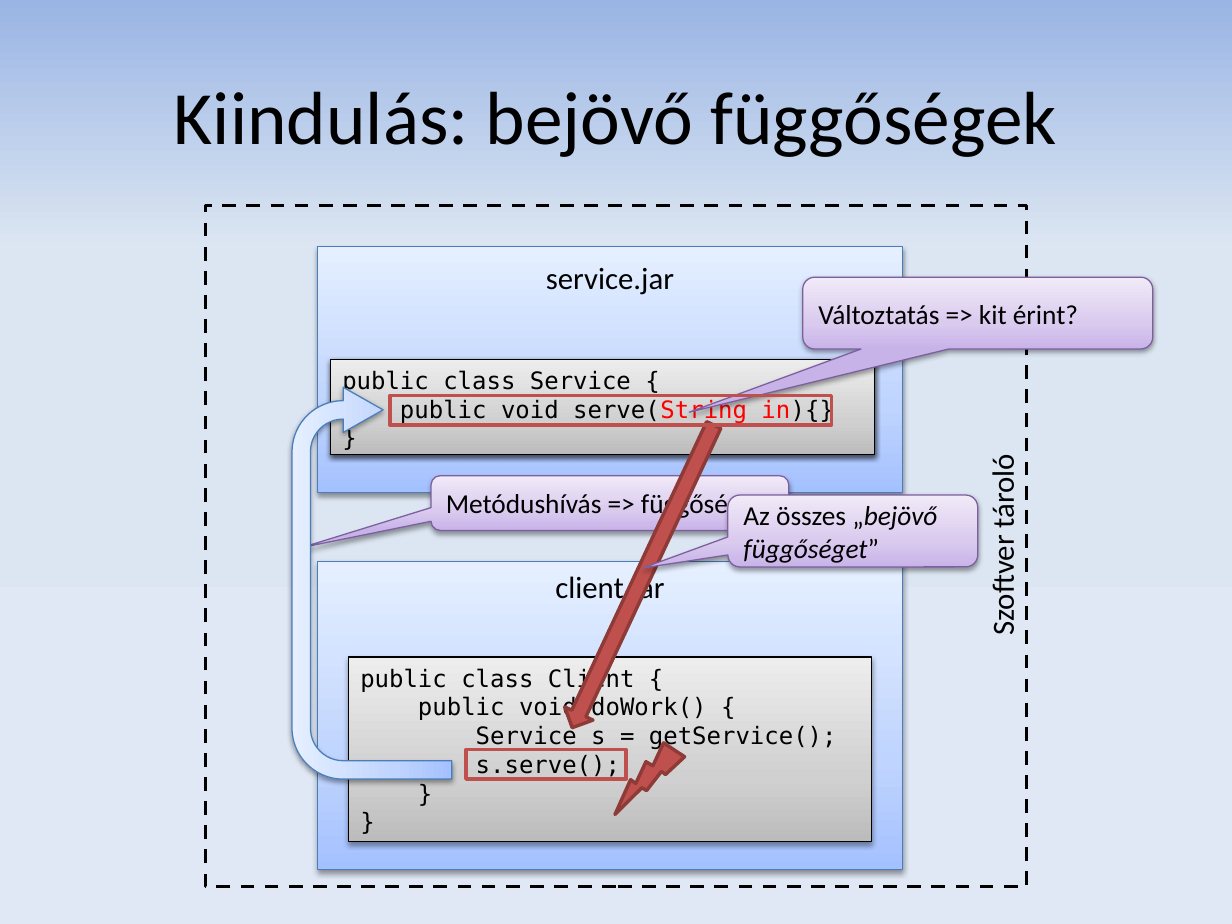
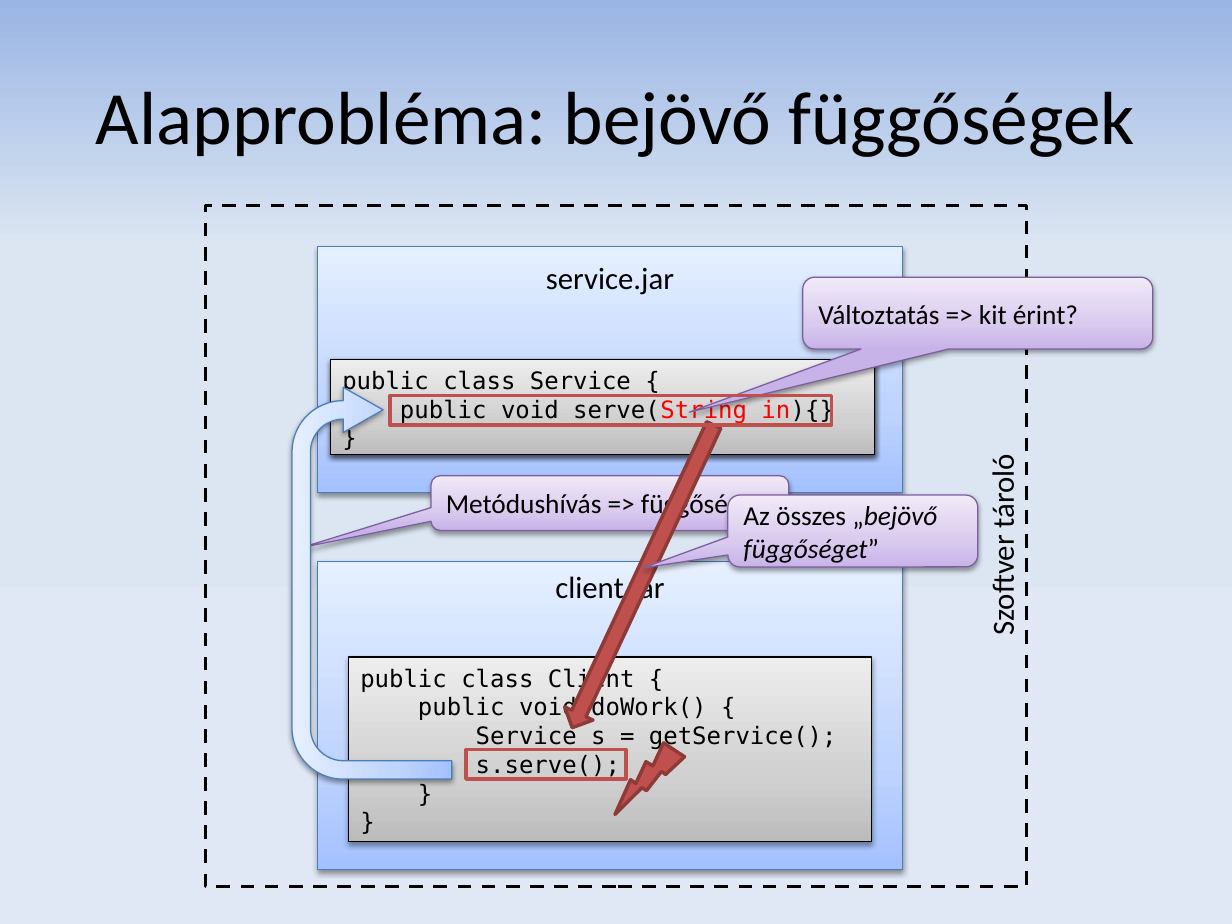
Before and after one commit to donat/incquery-deps, a slide deck: slide 3 of incquery-deps-documentation/presentation/tdk_pres_hu_v2.pptx. Drawn at 1232x924 pixels with LibreOffice and Linux fonts; fonts in the diff are those of the drawing. Boxes give left, top, right and bottom in pixels: in the first picture for what was removed or moved away, otherwise in the second. Text is boxed around its words. In the diff, an @@ line names an element or a change of style, - is before the commit and + after.

Commit message:
Typos fixed

```diff
--- a/incquery-deps-documentation/presentation/tdk_pres_hu_v2.pptx
+++ b/incquery-deps-documentation/presentation/tdk_pres_hu_v2.pptx
@@ title at [96, 91, 1135, 157]: text changed @@
-Kiindulás: bejövő függőségek
+Alapprobléma: bejövő függőségek
```
Also in this commit, not shown: 5 other slides changed.
